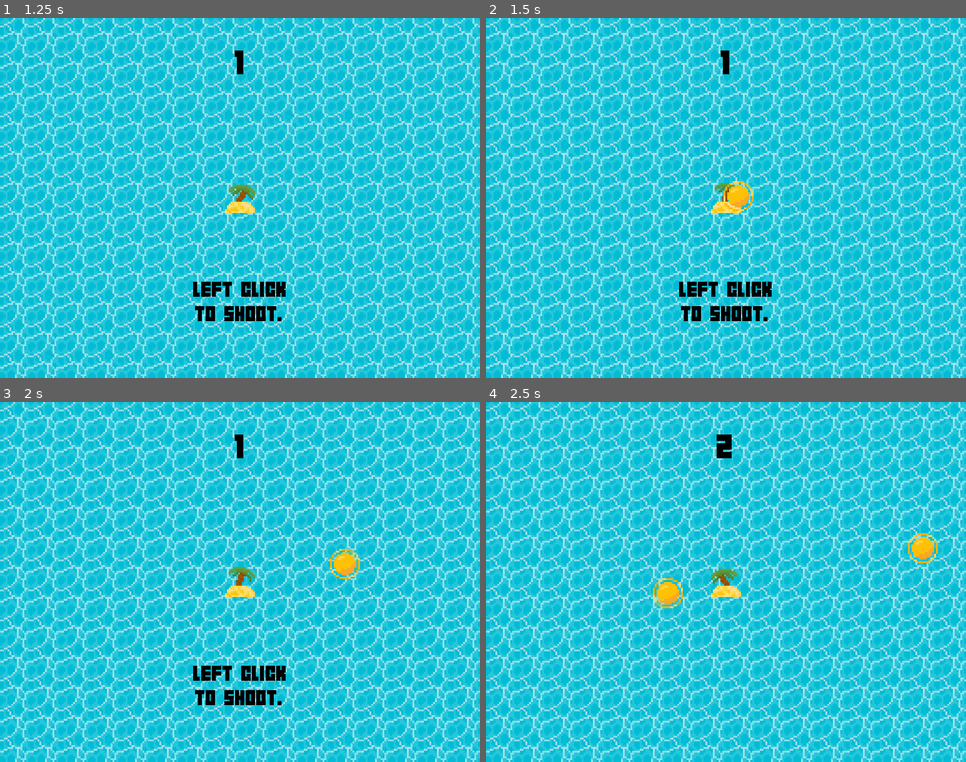
Above: before the commit, frames 1-4 (two rows, left to right).
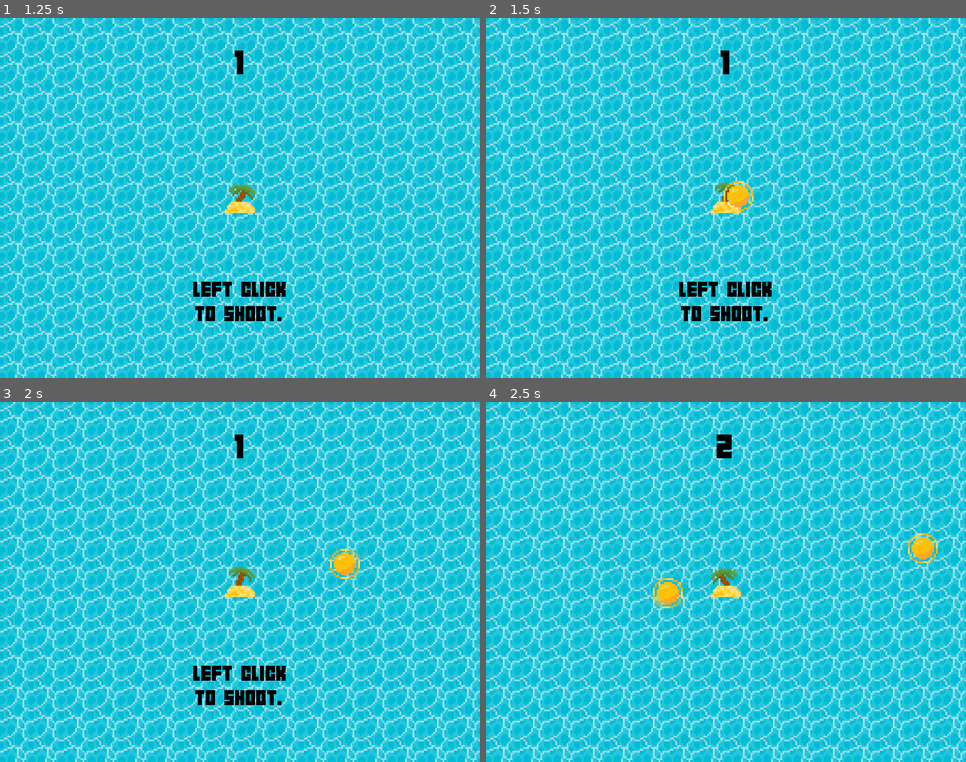
Above: after the commit, the same moments.

Repository: RealCyGuy/i-am-the-island
Game: Godot game, scene res://Menu/Menu.tscn
The game is run twice, just before and just after one commit, with the same random seed, the same clock (stepped at 60 frames per second) and the same inputs.
Inputs (mouse positions are in pixels of both pictures, inside the frame that each line leads up to):
- Up to frame 1 (1.25 s): click "Play" at 0.5 s
- Up to frame 2 (1.5 s): tap Enter at 1.25 s; move the mouse to (831, 180) at 1.27 s; click (831, 180) at 1.42 s
- Up to frame 3 (2 s): no input
- Up to frame 4 (2.5 s): tap Enter at 2 s; move the mouse to (630, 600) at 2.02 s; click (630, 600) at 2.17 s

Frame 1 is identical in both runs. In frame 2, less than 0.1% of the frame differs, in the area x 49-56%, y 45-54%; in frame 3, less than 0.1%; in frame 4, 0.1%, in the area x 34-95%, y 36-58%.

Commit message:
add sound effects

Diff:
--- a/Bullet/Bullet.gd
+++ b/Bullet/Bullet.gd
@@ -28,6 +28,7 @@
 
 func _on_Area2D_area_entered(area):
 	if "Enemy" in area.name:
+		$Hit.play()
 		var enemy = get_closest_enemy(area)
 		if enemy:
 			set_ball_direction((enemy.global_position - global_position).normalized())
--- a/Bullet/Bullet.tscn
+++ b/Bullet/Bullet.tscn
@@ -1,7 +1,8 @@
-[gd_scene load_steps=17 format=2]
+[gd_scene load_steps=18 format=2]
 
 [ext_resource path="res://Bullet/Bullet.gd" type="Script" id=1]
 [ext_resource path="res://Bullet/bullet.png" type="Texture" id=2]
+[ext_resource path="res://Audio/Hit.wav" type="AudioStream" id=3]
 
 [sub_resource type="CircleShape2D" id=1]
 radius = 8.0
@@ -83,7 +84,6 @@
 
 [node name="AnimatedSprite" type="AnimatedSprite" parent="."]
 frames = SubResource( 13 )
-frame = 7
 playing = true
 
 [node name="BulletArea" type="Area2D" parent="."]
@@ -98,4 +98,7 @@
 
 [node name="AnimationPlayer" type="AnimationPlayer" parent="."]
 "anims/fade out" = SubResource( 14 )
+
+[node name="Hit" type="AudioStreamPlayer" parent="."]
+stream = ExtResource( 3 )
 [connection signal="area_entered" from="BulletArea" to="." method="_on_Area2D_area_entered"]
--- a/Enemy/Enemy.tscn
+++ b/Enemy/Enemy.tscn
@@ -3,24 +3,24 @@
 [ext_resource path="res://Enemy/enemy.png" type="Texture" id=1]
 [ext_resource path="res://Enemy/Enemy.gd" type="Script" id=2]
 
-[sub_resource type="CircleShape2D" id=5]
+[sub_resource type="CircleShape2D" id=1]
 radius = 0.5
+
+[sub_resource type="AtlasTexture" id=2]
+atlas = ExtResource( 1 )
+region = Rect2( 32, 0, 16, 16 )
 
 [sub_resource type="AtlasTexture" id=3]
 atlas = ExtResource( 1 )
-region = Rect2( 32, 0, 16, 16 )
-
-[sub_resource type="AtlasTexture" id=2]
-atlas = ExtResource( 1 )
 region = Rect2( 16, 0, 16, 16 )
 
-[sub_resource type="AtlasTexture" id=1]
+[sub_resource type="AtlasTexture" id=4]
 atlas = ExtResource( 1 )
 region = Rect2( 0, 0, 16, 16 )
 
-[sub_resource type="SpriteFrames" id=4]
+[sub_resource type="SpriteFrames" id=5]
 animations = [ {
-"frames": [ SubResource( 3 ), SubResource( 2 ), SubResource( 1 ) ],
+"frames": [ SubResource( 2 ), SubResource( 3 ), SubResource( 4 ) ],
 "loop": true,
 "name": "default",
 "speed": 5.0
--- a/Player/Player.gd
+++ b/Player/Player.gd
@@ -25,6 +25,7 @@
 				get_parent().add_child(bullet)
 				bullet.global_position = global_position
 				bullet.set_ball_direction(direction)
+				$Shoot.play()
 
 func _on_Player_area_entered(area):
 	if "Enemy" in area.name:
--- a/Player/Player.tscn
+++ b/Player/Player.tscn
@@ -1,7 +1,8 @@
-[gd_scene load_steps=9 format=2]
+[gd_scene load_steps=10 format=2]
 
 [ext_resource path="res://Player/island.png" type="Texture" id=1]
 [ext_resource path="res://Player/Player.gd" type="Script" id=2]
+[ext_resource path="res://Audio/Shoot.wav" type="AudioStream" id=3]
 
 [sub_resource type="AtlasTexture" id=1]
 atlas = ExtResource( 1 )
@@ -41,4 +42,7 @@
 position = Vector2( 0, 4.961 )
 rotation = 1.5708
 shape = SubResource( 6 )
+
+[node name="Shoot" type="AudioStreamPlayer" parent="."]
+stream = ExtResource( 3 )
 [connection signal="area_entered" from="." to="." method="_on_Player_area_entered"]
Not shown, added: Audio/Hit.wav.import
Not shown, added: Audio/Shoot.wav.import
Not shown: 1 places in Enemy/Enemy.tscn that only renumber resources
Not shown, added: Audio/Hit.wav
Not shown, added: Audio/Shoot.wav
